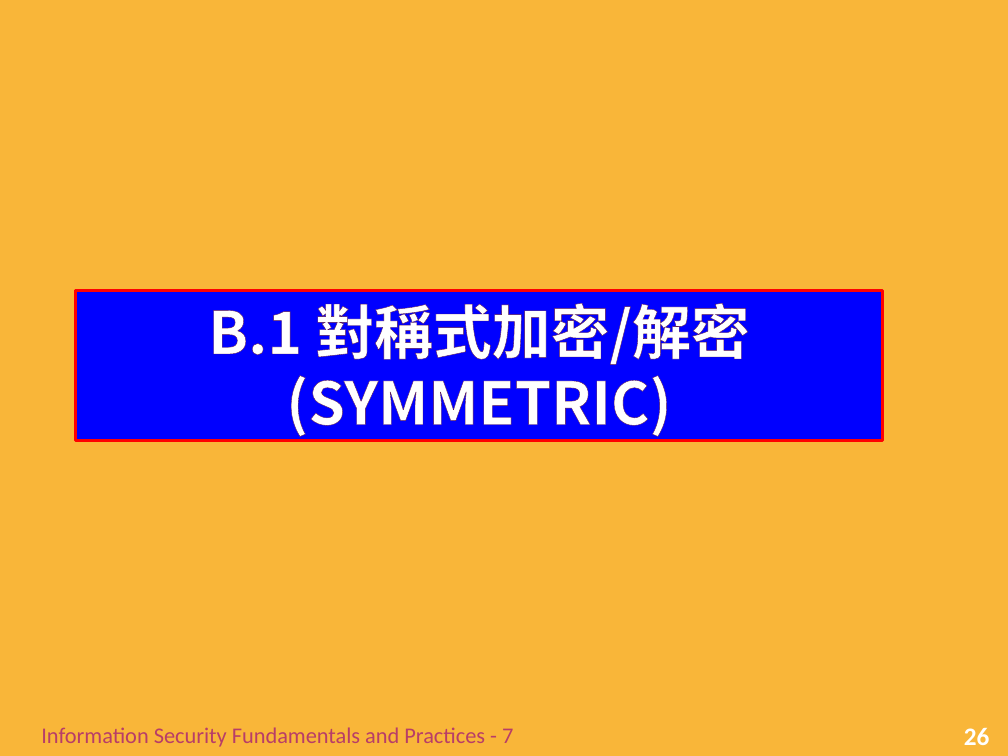
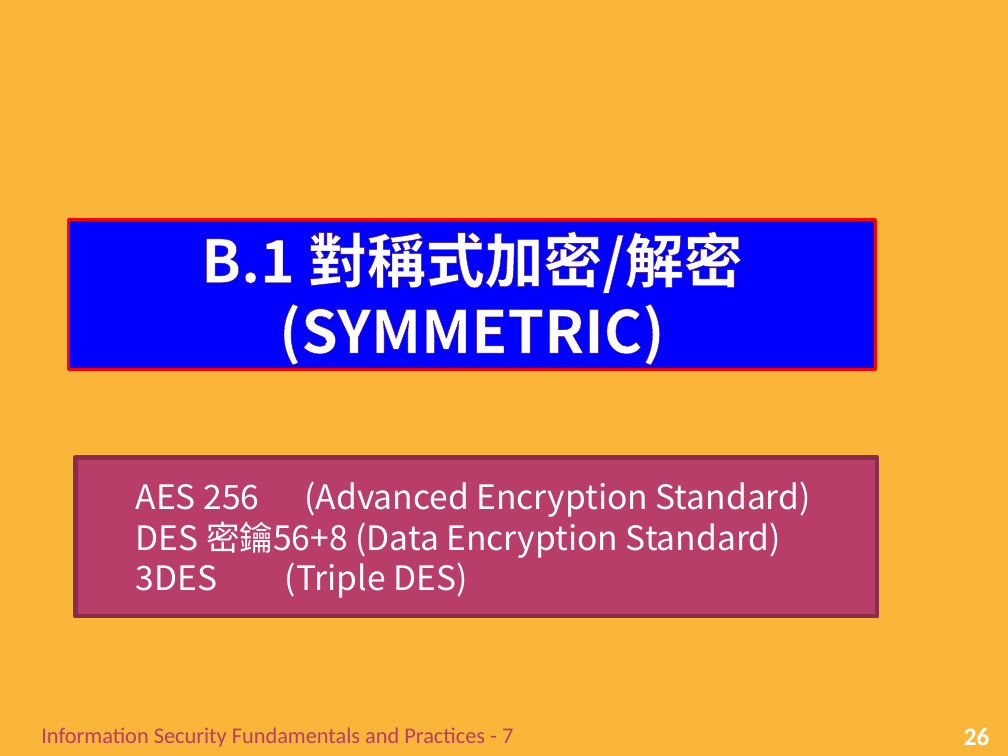
Before and after one commit to chih-chengwu/Information-Security-Markdown, a slide deck: slide 26 of 正本/Ch6_基礎密碼學(潘天佑的第7章).pptx. Drawn at 1008x756 pixels with LibreOffice and Linux fonts; fonts in the diff are those of the drawing; background and template pictures are left out. Boxes give left, top, right and bottom in pixels: in the first picture for what was removed or moved away, otherwise in the second. Text is boxed around its words. In the diff, an @@ line names an element or a change of style, - is before the commit and + after.

```diff
--- a/正本/Ch6_基礎密碼學(潘天佑的第7章).pptx
+++ b/正本/Ch6_基礎密碼學(潘天佑的第7章).pptx
@@ rectangle "B.1 對稱式加密/解密 (SYMMETRIC)": place and size @@
-rectangle "B.1 對稱式加密/解密 (SYMMETRIC)" at bbox=[76, 290, 883, 440]
+rectangle "B.1 對稱式加密/解密 (SYMMETRIC)" at bbox=[69, 220, 876, 370]
@@ rectangle added at bbox=[76, 458, 877, 616], fill #B83D68, outline #882D4D 3.15 pt, 24 pt, text #FFFFFF @@
+  AES 256 (Advanced Encryption Standard)
+  DES 密鑰56+8 (Data Encryption Standard)
+  3DES (Triple DES)
```
Also in this commit, not shown: 18 other slides changed, 2 slides added, 2 slides removed, 5 other files.
